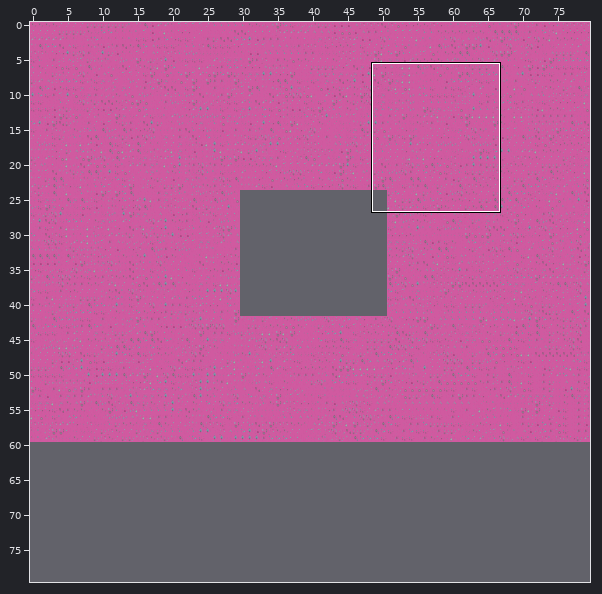
Level history. Tiled map: res/maps/run_or_die_boss.tmx. The first picture is a wide view before the edit; the outline marks the close-up.
Close-up. Before the edit:
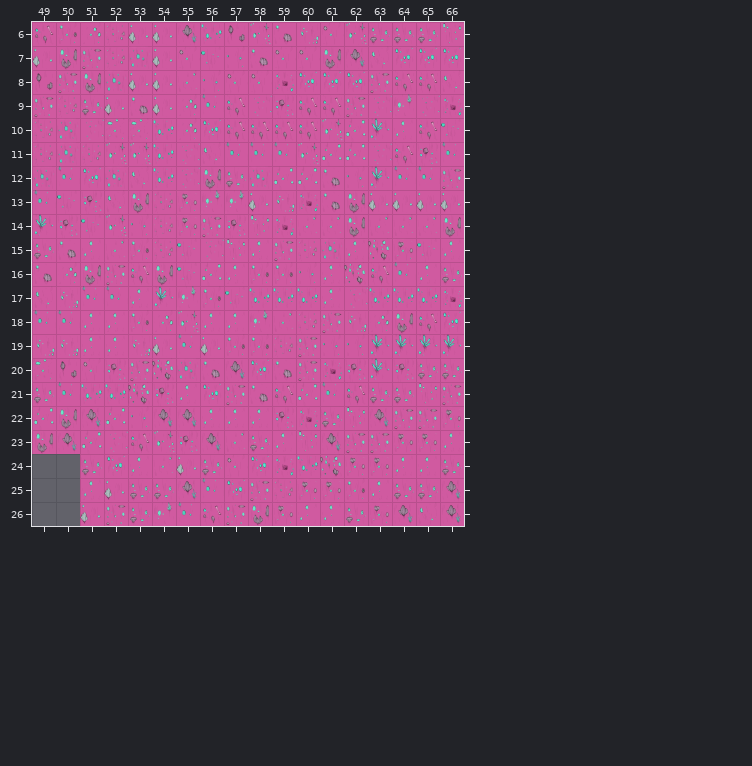
Cells are 64x64 px. Shown: x 49..66, y 6..26. The commit also changed other parts of the map, which this record leaves out. The old version is drawn lined up with the new one.
After the commit:
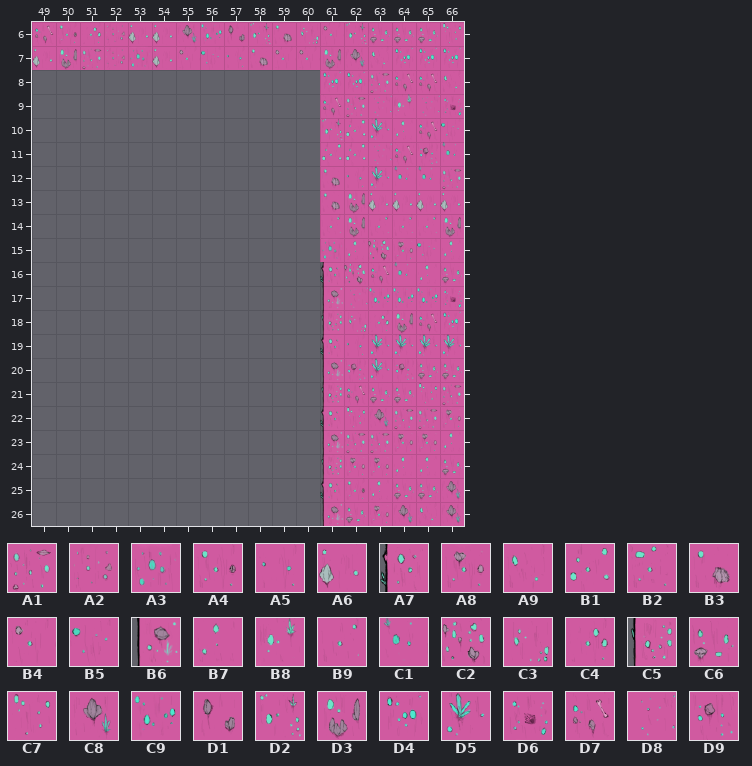
Key: from "tiledmap_final": A1 32, A2 33, A3 34, A4 57, A5 58, A6 59, A7 79, A8 80, A9 81, B1 82, B2 83, B3 84, B4 85, B5 86, B6 104, B7 105, B8 106, B9 107, C1 108, C2 109, C3 110, C4 111, C5 129, C6 130, C7 131, C8 132, C9 133, D1 134, D2 135, D3 136, D4 157, D5 158, D6 159, D7 182, D8 183, D9 184.
__ is an empty cell.
Difference:
map size 80x60 -> 80x80 cells
Layer "Kachelebene 1":
y 8: x 49..60 D1 A1 D3 A3 A6 A6 B9 A5 B4 B4 D6 D4 -> __ __ __ __ __ __ __ __ __ __ __ __
y 9: x 49..60 A1 A2 C6 A6 B3 A6 C4 C1 D7 D8 D9 D7 -> __ __ __ __ __ __ __ __ __ __ __ __
y 10: x 49..60 A2 A3 D8 B2 B2 C9 C4 D4 D7 D7 D7 D7 -> __ __ __ __ __ __ __ __ __ __ __ __
y 11: x 49..60 A2 A3 A2 D2 D2 C9 D8 A9 C1 C1 C1 D2 -> __ __ __ __ __ __ __ __ __ __ __ __
y 12: x 49..60 A3 C1 D4 A3 A9 C9 D8 D3 C6 A3 B1 B1 -> __ __ __ __ __ __ __ __ __ __ __ __
y 13: x 49..60 C1 B5 D9 A9 D3 A2 A8 B8 B8 A6 C3 D6 -> __ __ __ __ __ __ __ __ __ __ __ __
y 14: x 49..60 D5 D9 B5 D2 A5 A2 A8 A1 D9 C7 D6 B9 -> __ __ __ __ __ __ __ __ __ __ __ __
y 15: x 49..60 C6 B3 B7 B9 A4 A2 B5 D8 C7 B7 A1 A2 -> __ __ __ __ __ __ __ __ __ __ __ __
y 16: x 49..61 B3 C4 D3 A1 D7 D3 B5 B1 B7 A4 A4 A5 B7 -> __ __ __ __ __ __ __ __ __ __ __ __ A7
y 17: x 49..61 A9 C3 C1 C1 B7 D5 B8 A4 B5 C9 C9 C9 B7 -> __ __ __ __ __ __ __ __ __ __ __ __ B6
y 18: x 49..61 C1 C1 B7 B7 A4 C4 D2 B7 B7 B8 B9 A2 A1 -> __ __ __ __ __ __ __ __ __ __ __ __ C5
y 19: x 49..61 C3 C3 B7 B7 C3 A6 C1 A6 A4 A4 A2 A1 A5 -> __ __ __ __ __ __ __ __ __ __ __ __ A7
y 20: x 49..61 B2 D1 B4 D9 A1 C2 A3 B3 C8 D4 B3 A1 D6 -> __ __ __ __ __ __ __ __ __ __ __ __ B6
y 21: x 49..61 C6 C1 C9 C9 C2 D9 B7 D4 A1 B3 D7 B1 C1 -> __ __ __ __ __ __ __ __ __ __ __ __ C5
y 22: x 49..61 B1 D3 C8 B1 A5 C8 C8 B7 B7 B7 D9 D6 C6 -> __ __ __ __ __ __ __ __ __ __ __ __ A7
y 23: x 49..61 D3 C8 B1 D8 D7 D2 D9 C8 B9 C6 B7 C7 C8 -> __ __ __ __ __ __ __ __ __ __ __ __ B6
y 24: x 51..61 C6 D4 B7 B9 A6 C6 B4 D4 D6 C9 C2 -> __ __ __ __ __ __ __ __ __ __ C5
y 25: x 51..61 B7 A6 C6 C6 C8 C1 D4 A1 A2 A8 A8 -> __ __ __ __ __ __ __ __ __ __ A7
y 26: x 51..61 A6 A1 C6 B8 C1 D7 A1 D3 A8 B7 B7 -> __ __ __ __ __ __ __ __ __ __ B6
Where, in picture pixels (left, top, right, bottom), the same in both close-ups:
changed: (32, 70, 343, 526)
